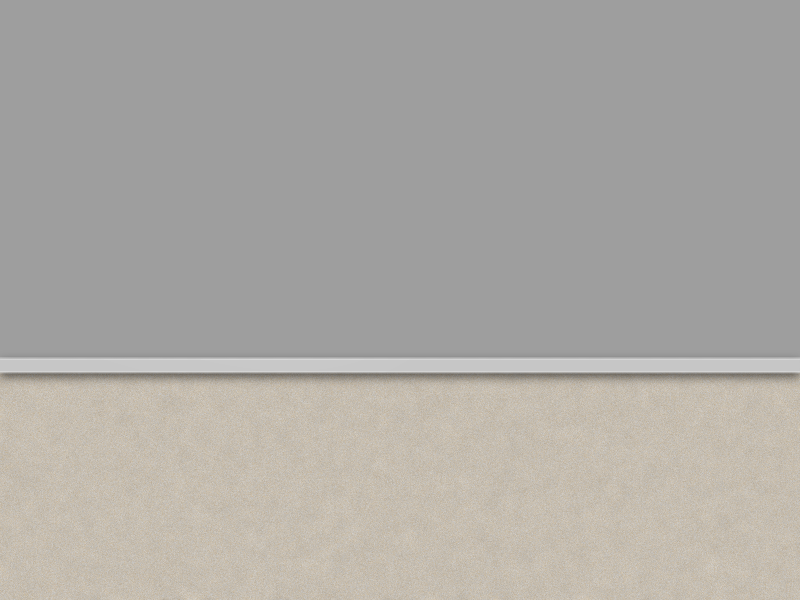
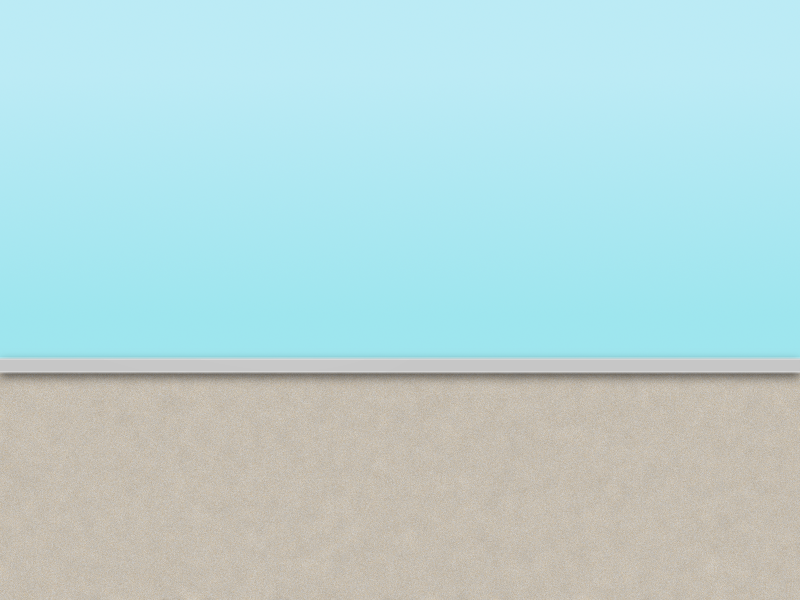
Before/after of a (800, 600) layered artwork. What changed in the layer stack:
painted on "Background copy" over [0, 0, 800, 360]
